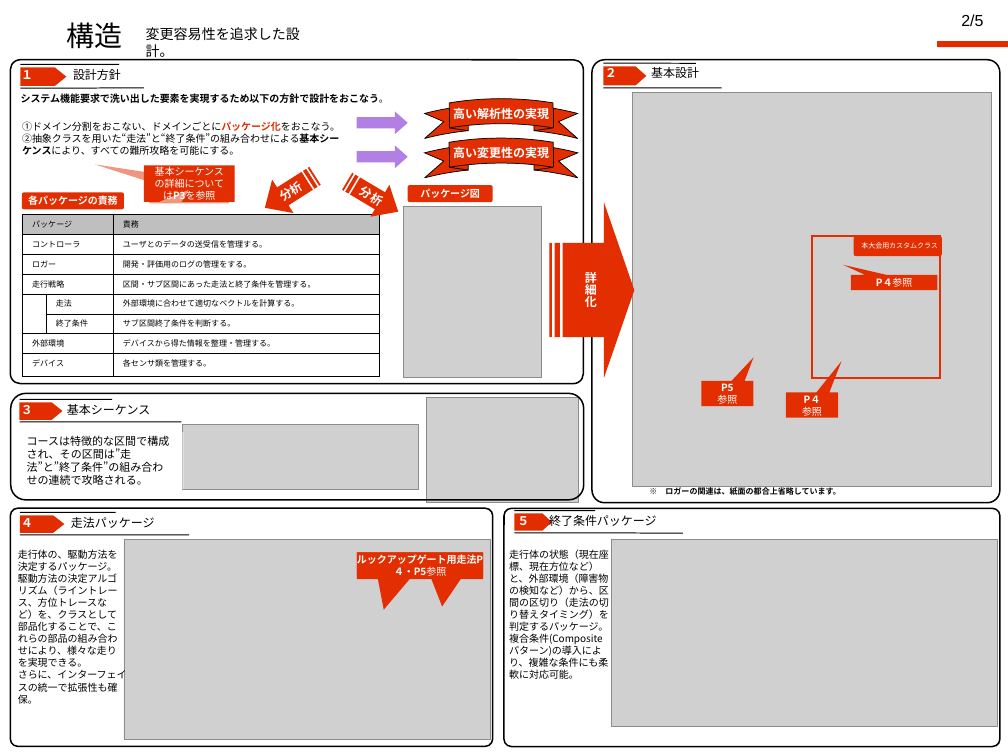
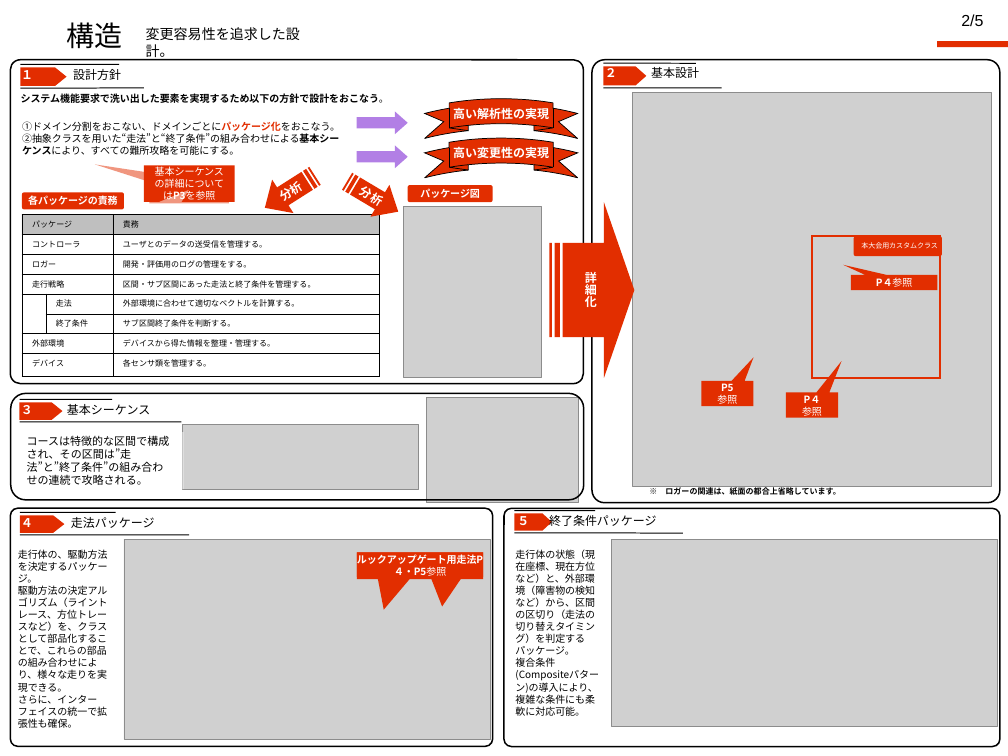
Before and after one commit to jrits/model2011, a slide deck: slide 4 of model_2/222_hamarobo_model_2.ppt. Drawn at 1008x756 pixels with LibreOffice and Linux fonts; fonts in the diff are those of the drawing; grey boxes stand for pictures; background and template pictures are left out. Boxes give left, top, right and bottom in pixels: in the first picture for what was removed or moved away, otherwise in the second. Text is boxed around its words. In the diff, an @@ line names an element or a change of style, - is before the commit and + after.

Commit message:
瀬尾ぶんと竹田ぶんをマージ

```diff
--- a/model_2/222_hamarobo_model_2.ppt
+++ b/model_2/222_hamarobo_model_2.ppt
@@ text "走行体の、駆動方法を決定するパッケージ。" rewrapped from <box>18,549,127,704</box> to <box>18,549,108,728</box> @@
@@ text "走行体の状態（現在座標、現在方位など）と、外部環境（障害物の検知など）から、区間の区切り（走法の切り替えタイミング）を判 ..." rewrapped from <box>509,549,609,679</box> to <box>515,549,598,716</box> @@
```
